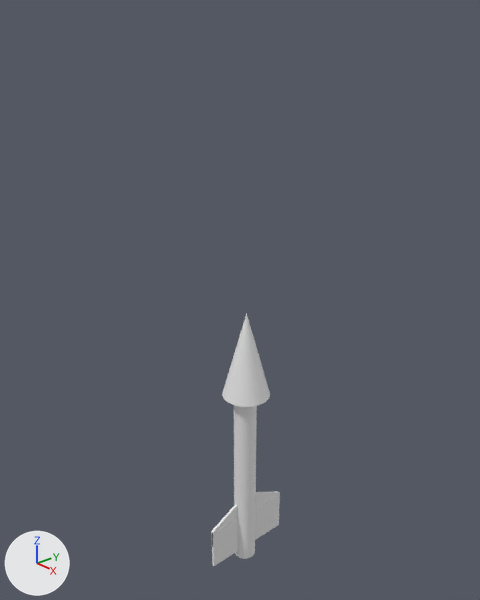
Renders of the Blender file Between The Lines/Assets/arrow.blend from each side of a commit.
Both versions are drawn from a 50 mm lens placed at (2.01, -1.79, 2.48), pointed at (-0.05, 0.01, 1.34). Every picture has the same lights, and +X, +Y and +Z are marked at lower left.
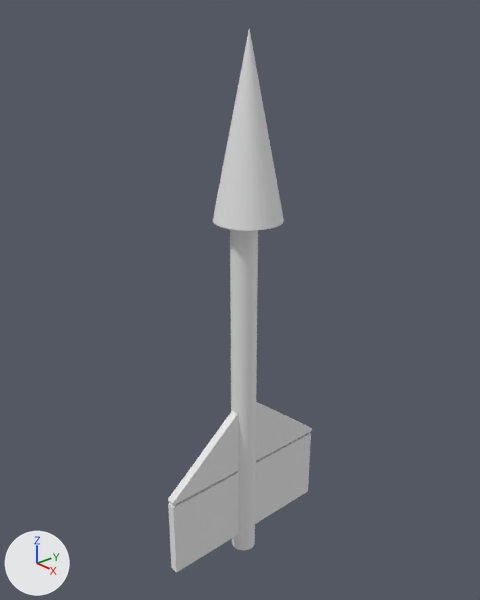
Where the newer file only moved an object's origin or applied its transform, the numbers keep the older frame.

Boxes [x1, y1, x2, y2] around the edits, measured in the pictures (480 x 600 px):
'Cone', mesh rescaled (47% wider, 114% taller): before [222, 313, 270, 407]; after [213, 29, 284, 231]
'Cube', reshaped, moved, rescaled (109% wider, 93% taller): before [212, 494, 280, 566]; after [168, 433, 311, 573]
'Cylinder', moved, rescaled (21% wider, 108% taller): before [234, 405, 257, 559]; after [230, 229, 258, 550]
'Cube.001', reshaped, moved, rescaled: before [211, 504, 237, 547]; after [168, 411, 238, 506]
'Cube.002', reshaped, moved, rescaled: before [256, 491, 280, 507]; after [256, 402, 312, 461]

The edits, one by one:
Material 'Material.002' (mat_material_002) is new.
Its base color is (0.8, 0.8, 0.8) (white #e7e7e7).
Material 'Material.001' (mat_material_001) is new.
Its base color is (0.8, 0.8, 0.8) (white #e7e7e7).
Material 'Material' (mat_material) is new.
Its base color is (0.8, 0.8, 0.8) (white #e7e7e7).
me_cube_001 is used by ob_cube; location (-0.004, 0.015, 0.104); scale (-0.225, -0.225, -0.225).
me_cube_001 had 8 vertices, 6 faces and spanned x -0.05..0.01, y -1.0..1.0, z -0.37..0.54.
me_cube_001 now has 8 vertices, 6 faces and spans x -0.01..0.02, y -0.45..0.44, z -0.13..0.24.
me_cube_001 part 3: the whole mesh is rebuilt.
me_cube_001 now uses material mat_material (white #e7e7e7).
me_cone has 33 vertices, 33 faces and spans x -1.0..1.0, y -1.0..1.0, z -1.0..2.72.
me_cone is used by ob_cone; location (0.003, 0.003, 0.996); scale (0.111, 0.111, 0.111).
me_cone part 1: the whole mesh is scaled about its middle by (1.33, 1.33, 1.79), then moved by (0.12, -0.04, 8.99).
me_cylinder has 64 vertices, 34 faces and spans x -1.0..1.0, y -1.0..1.0, z -1.0..17.3.
me_cylinder is used by ob_cylinder; location (0.0, 0.0, 0.0); scale (0.0541, 0.0541, 0.0541).
me_cylinder part 2: the whole mesh is scaled about its middle by (1, 1, 1.77), then moved by (0.0, 0.0, -23.4).
me_cube_003 is used by ob_cube_002; location (-0.006, 0.015, 0.222); scale (-0.225, -0.225, -0.225).
me_cube_003 had 9 vertices, 6 faces and spanned x -0.045..0.011, y -1.0..-0.017, z -0.375..0.539.
me_cube_003 now has 8 vertices, 6 faces and spans x -0.015..0.024, y -0.447..0.002, z -0.134..0.241.
me_cube_003 part 5: the whole mesh is rebuilt.
me_cube_003 now uses material mat_material_002 (white #e7e7e7).
me_cube_004 is used by ob_cube_001; location (-0.006, 0.015, 0.222); scale (-0.225, 0.225, -0.225).
me_cube_004 had 9 vertices, 6 faces and spanned x -0.045..0.011, y -1.0..-0.017, z -0.375..0.539.
me_cube_004 now has 8 vertices, 6 faces and spans x -0.015..0.024, y -0.447..0.002, z -0.134..0.241.
me_cube_004 part 4: the whole mesh is rebuilt.
me_cube_004 now uses material mat_material_001 (white #e7e7e7).
Object 'Cube' (ob_cube) is rescaled from (-0.225, -0.225, -0.225) to (1.0, 1.0, 1.0).
Object 'Cube' (ob_cube) moves from (-0.004, 0.015, 0.104) to (0.0, 0.0, 0.244).
Object 'Cylinder' (ob_cylinder) moves from (0.0, 0.0, 0.0) to (0.0, -0.01, 0.07).
Object 'Cylinder' (ob_cylinder) is rescaled from (0.0541, 0.0541, 0.0541) to (-0.059, -0.059, -0.059).
Object 'Cube.002' (ob_cube_002) moves from (-0.006, 0.015, 0.222) to (0.0, 0.0, 0.632).
Object 'Cube.002' (ob_cube_002) is rescaled from (-0.225, -0.225, -0.225) to (1.0, -1.0, 1.0).
Object 'Cube.001' (ob_cube_001) is rescaled from (-0.225, 0.225, -0.225) to (1.0, 1.0, 1.0).
Object 'Cube.001' (ob_cube_001) moves from (-0.006, 0.015, 0.222) to (0.0, 0.0, 0.632).
